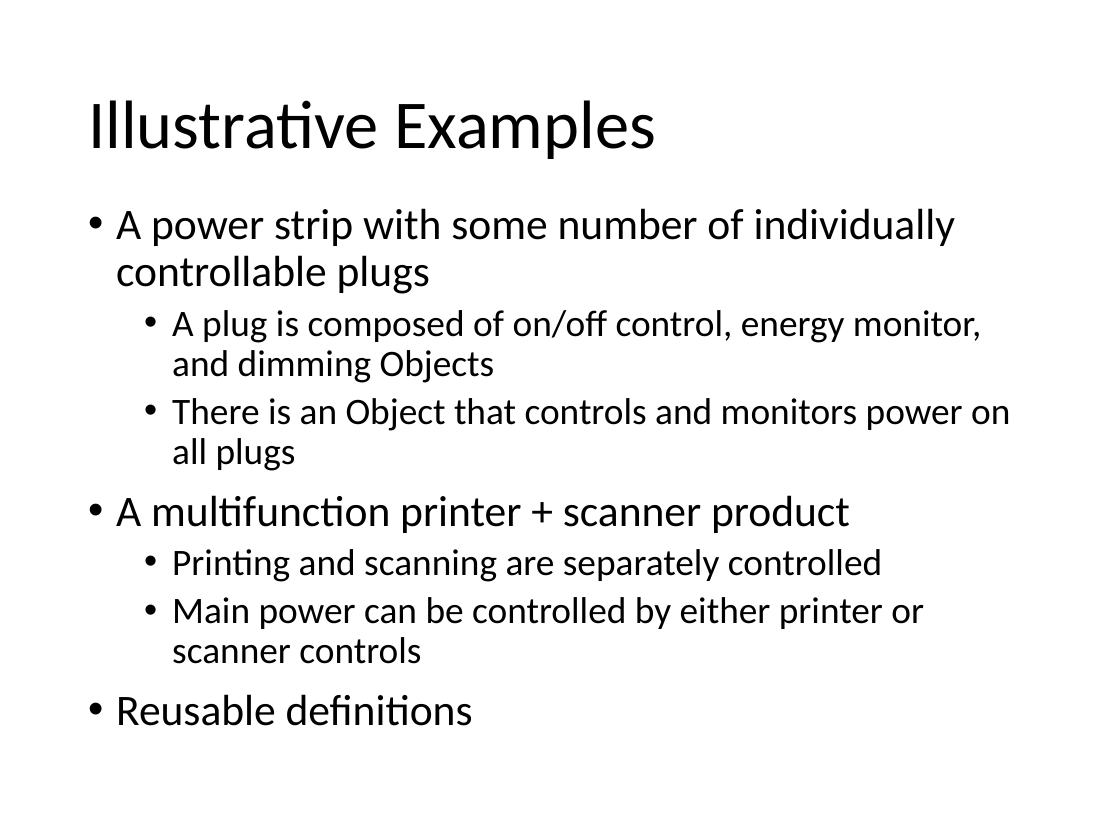
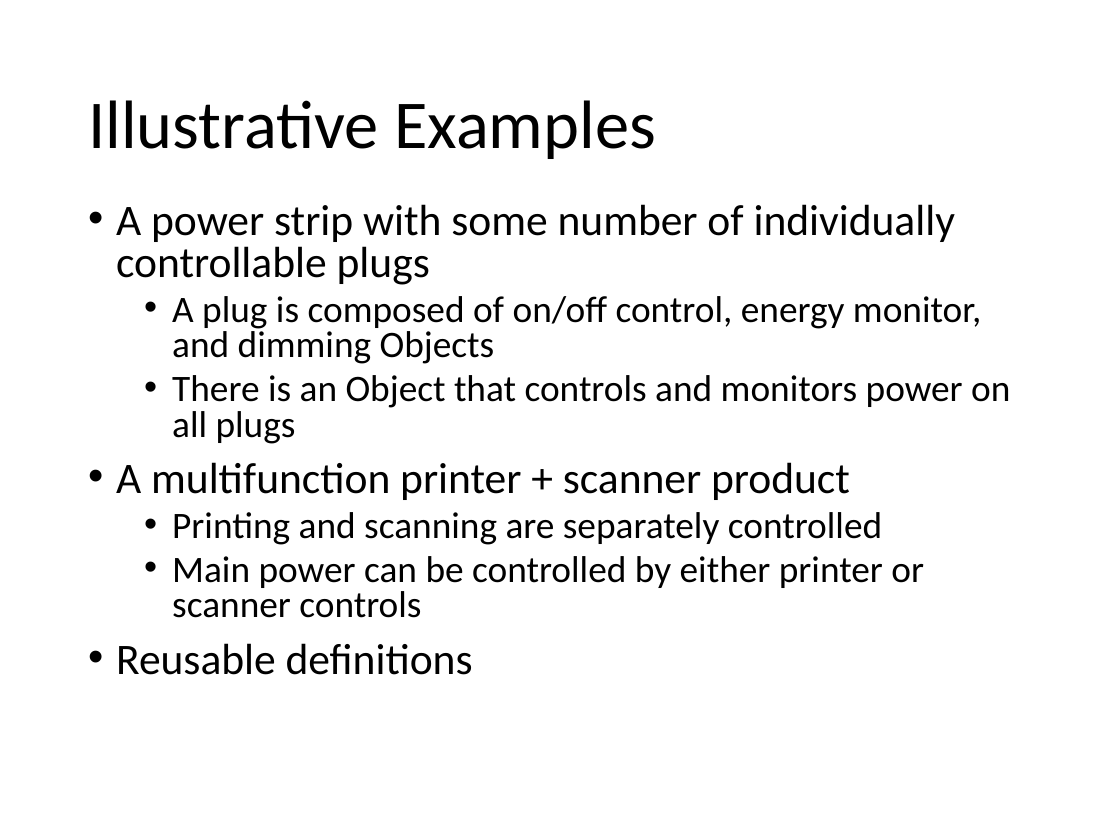
Before and after one commit to mjkoster/ODM-Examples, a slide deck: slide 3 of sdf-extensions.pptx. Drawn at 1120x840 pixels with LibreOffice and Linux fonts; fonts in the diff are those of the drawing. Boxes give left, top, right and bottom in pixels: in the first picture for what was removed or moved away, otherwise in the second. Text is boxed around its words. In the diff, an @@ line names an element or a change of style, - is before the commit and + after.

```diff
--- a/sdf-extensions.pptx
+++ b/sdf-extensions.pptx
@@ text "A power strip with some ..." at (116, 204, 1010, 675): line spacing 0.9 to 0.8 @@
```
Also in this commit, not shown: 3 other slides changed, 1 slide added.
